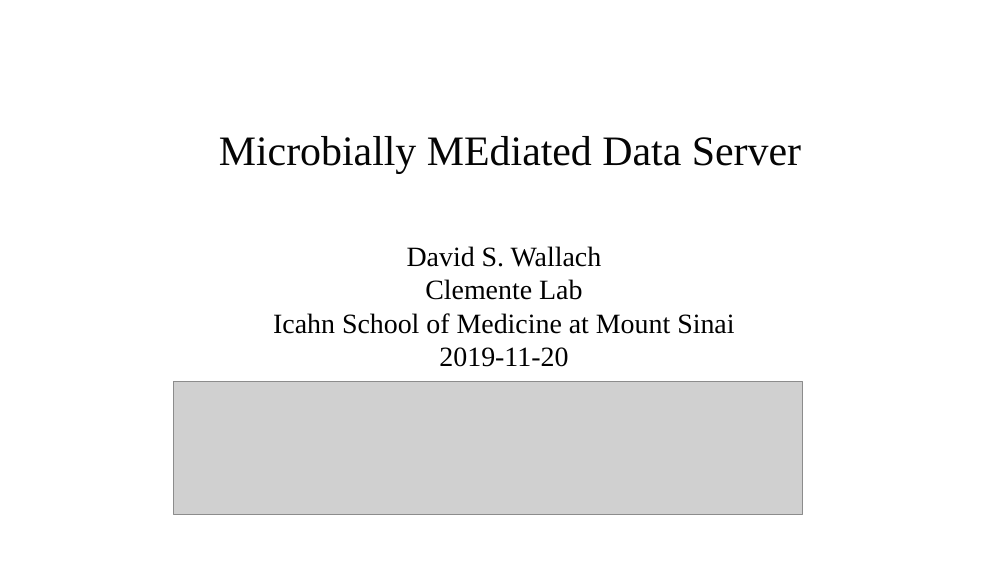
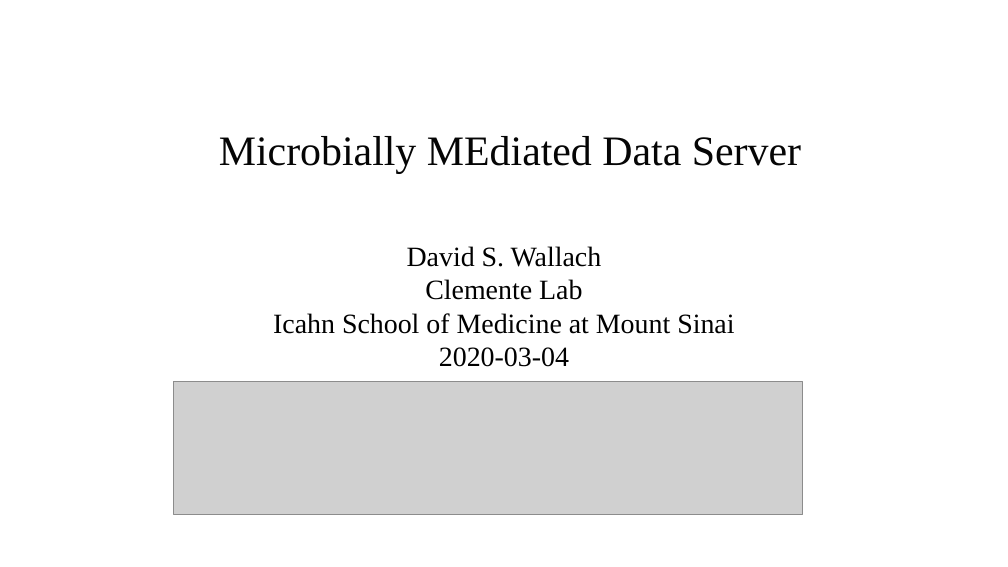
Before and after one commit to clemente-lab/mmeds-meta, a slide deck: slide 10 of sql/mmeds.odp (slide 5 before the commit). Drawn at 1008x567 pixels with LibreOffice and Linux fonts; fonts in the diff are those of the drawing; grey boxes stand for pictures; background and template pictures are left out. Boxes give left, top, right and bottom in pixels: in the first picture for what was removed or moved away, otherwise in the second. Text is boxed around its words. In the diff, an @@ line names an element or a change of style, - is before the commit and + after.

```diff
--- a/sql/mmeds.odp
+++ b/sql/mmeds.odp
@@ subtitle at [439, 347, 569, 367]: text changed @@
-2019-11-20
+2020-03-04
```
Also in this commit, not shown: 2 other slides changed, 7 slides added, 1 slide removed, 1 other file.
